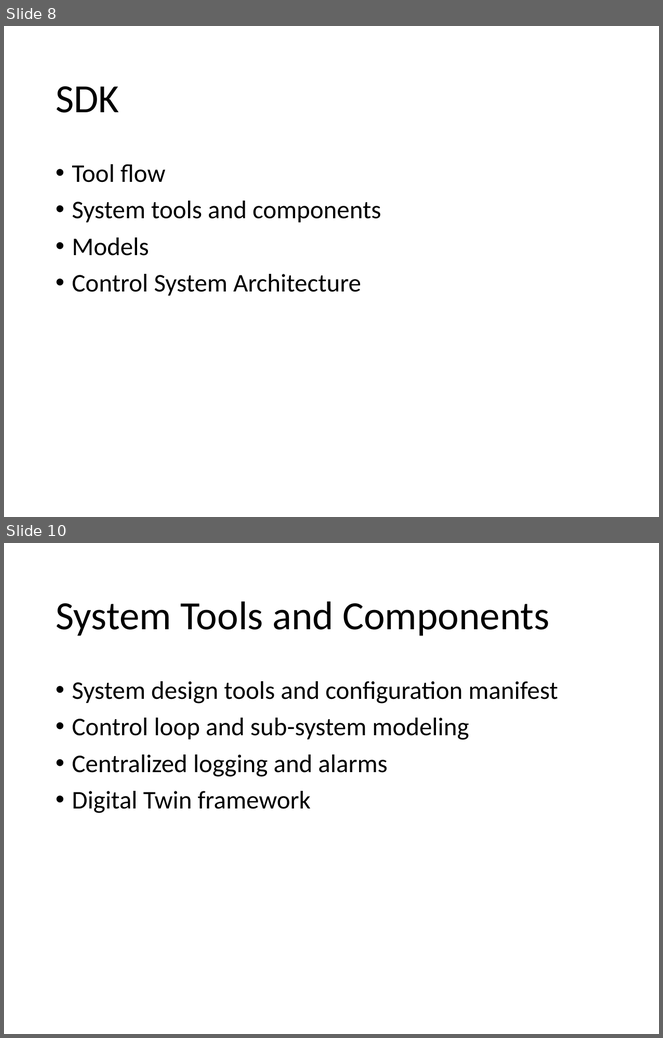
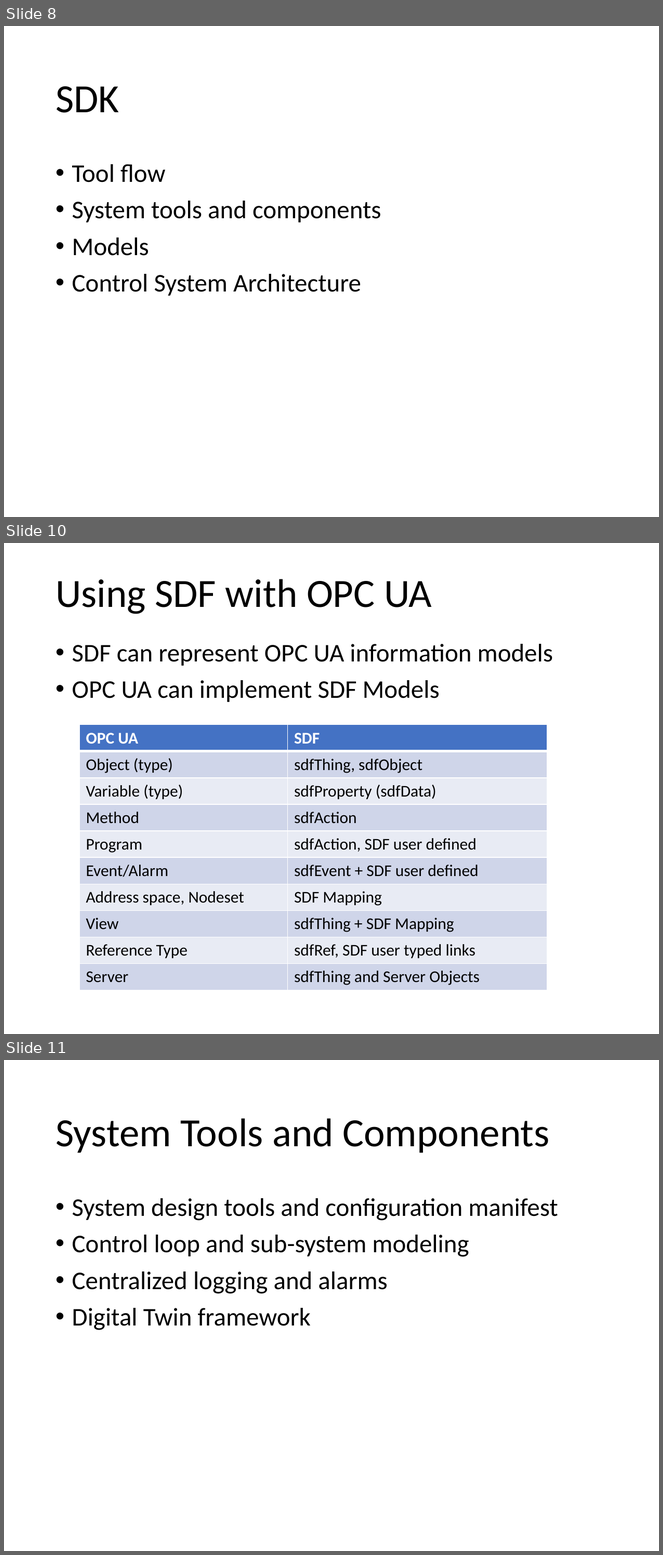
Before and after one commit to mjkoster/onefb-ide, a slide deck: documents/IotForIndustrialControls.pptx. Shown one above the other, each under a label of ours: slides 8 and 10 before the commit, slides 8, 10 and 11 after it; the slides between them are not shown. The pictures are 663x1038 and 663x1555 pixels, drawn with LibreOffice and Linux fonts; fonts in the diff are those of the drawing. Boxes give left, top, right and bottom in pixels: in the first picture for what was removed or moved away, otherwise in the second. Text is boxed around its words. In the diff, an @@ line names an element or a change of style, - is before the commit and + after.

```diff
--- a/documents/IotForIndustrialControls.pptx
+++ b/documents/IotForIndustrialControls.pptx
@@ slide 10 added at box(4, 543, 659, 1034), background #FFFFFF @@
@@ title added at box(55, 579, 432, 614), 44 pt, text #000000 @@
+Using SDF with OPC UA
@@ text added at box(72, 644, 553, 702), 28 pt, text #000000 @@
+• SDF can represent OPC UA information models
+• OPC UA can implement SDF Models
@@ table added at box(79, 725, 547, 988), 10 rows, 2 columns @@
+OPC UA | SDF
+Object (type) | sdfThing, sdfObject
+Variable (type) | sdfProperty (sdfData)
+Method | sdfAction
+Program | sdfAction, SDF user defined
+Event/Alarm | sdfEvent + SDF user defined
+Address space, Nodeset | SDF Mapping
+View | sdfThing + SDF Mapping
+Reference Type | sdfRef, SDF user typed links
+Server | sdfThing and Server Objects
@@ what was slide 10 is now slide 11 @@
```
Also in this commit, not shown: 1 slide changed, 38 other files.
